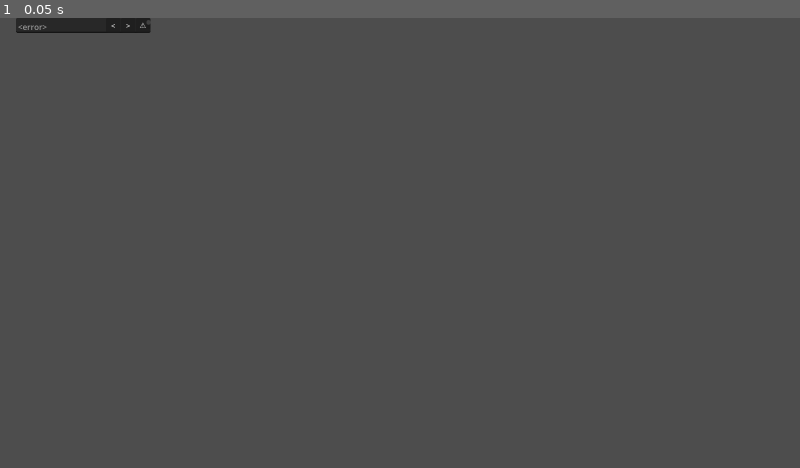
Above: before the commit, frame 1.
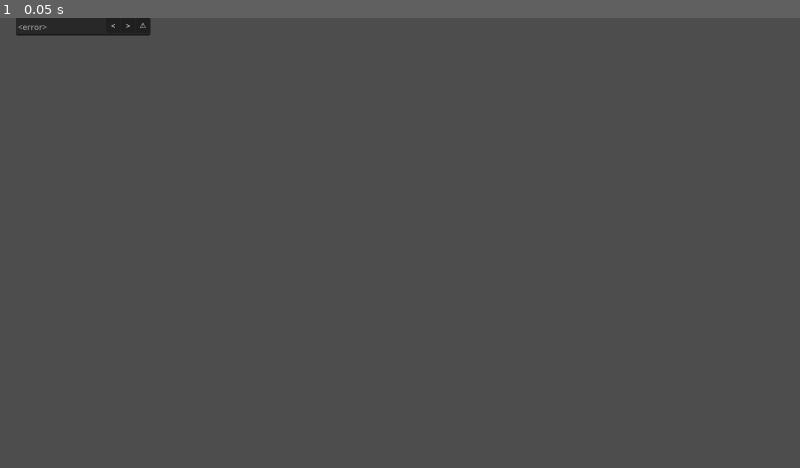
Above: after the commit, the same moment.

Repository: Janucat/OberMUN-Debate-Program
Game: Godot game, scene res://delegate_list_object.tscn
The game is run twice, just before and just after one commit, with the same random seed, the same clock (stepped at 60 frames per second) and the same inputs. This scene is started directly instead of the project's main scene.
Inputs:
- Up to frame 1 (0.05 s): no input

The runs differ from the first frame. In frame 1, 0.1% of the frame differs, in the area x 2-19%, y 0-4%.

Commit message:
Speaker List Terminata

Diff:
--- a/Main.tscn
+++ b/Main.tscn
@@ -627,6 +627,23 @@
 drag_and_drop_selection_enabled = false
 wrap_mode = 1
 
+[node name="Texture" type="TextEdit" parent="Session"]
+anchors_preset = 5
+anchor_left = 0.5
+anchor_right = 0.5
+offset_left = -771.0
+offset_top = 347.0
+offset_right = -445.0
+offset_bottom = 766.0
+grow_horizontal = 2
+theme_override_colors/font_color = Color(1, 1, 1, 1)
+theme_override_colors/font_readonly_color = Color(1, 1, 1, 1)
+theme_override_constants/line_spacing = 0
+editable = false
+context_menu_enabled = false
+selecting_enabled = false
+drag_and_drop_selection_enabled = false
+
 [node name="DelegatesList" type="ScrollContainer" parent="Session"]
 offset_left = 29.0
 offset_top = 347.0
@@ -636,13 +653,13 @@
 [node name="GridContainer" type="GridContainer" parent="Session/DelegatesList"]
 layout_mode = 2
 
-[node name="Texture" type="TextEdit" parent="Session"]
-anchors_preset = 5
-anchor_left = 0.5
-anchor_right = 0.5
-offset_left = -771.0
+[node name="Texture2" type="TextEdit" parent="Session"]
+anchors_preset = 5
+anchor_left = 0.5
+anchor_right = 0.5
+offset_left = -408.0
 offset_top = 347.0
-offset_right = -445.0
+offset_right = -82.0
 offset_bottom = 766.0
 grow_horizontal = 2
 theme_override_colors/font_color = Color(1, 1, 1, 1)
@@ -661,20 +678,3 @@
 
 [node name="GridContainer" type="GridContainer" parent="Session/SpeakersList"]
 layout_mode = 2
-
-[node name="Texture2" type="TextEdit" parent="Session"]
-anchors_preset = 5
-anchor_left = 0.5
-anchor_right = 0.5
-offset_left = -408.0
-offset_top = 347.0
-offset_right = -82.0
-offset_bottom = 766.0
-grow_horizontal = 2
-theme_override_colors/font_color = Color(1, 1, 1, 1)
-theme_override_colors/font_readonly_color = Color(1, 1, 1, 1)
-theme_override_constants/line_spacing = 0
-editable = false
-context_menu_enabled = false
-selecting_enabled = false
-drag_and_drop_selection_enabled = false
--- a/delegate_list_object.tscn
+++ b/delegate_list_object.tscn
@@ -3,11 +3,15 @@
 [ext_resource type="Script" path="res://scripts/delegate_list_object.gd" id="1_xtd47"]
 
 [node name="delegate_list_object" type="TextEdit"]
+custom_minimum_size = Vector2(269, 30)
+layout_direction = 1
 offset_left = 32.0
 offset_right = 301.0
 offset_bottom = 30.0
+size_flags_horizontal = 0
 placeholder_text = "<error>"
 editable = false
+scroll_fit_content_height = true
 caret_blink_interval = 0.57
 script = ExtResource("1_xtd47")
 
--- a/scripts/session.gd
+++ b/scripts/session.gd
@@ -22,6 +22,7 @@
 var delegate_obj = preload("res://delegate_list_object.tscn")
 
 var del_list = []
+var speak_list = []
 
 func _ready():
 	start_session.start_session.connect(start)
@@ -39,20 +40,53 @@
 	session.text = str(sel_session.session)
 
 	for i in sel_nations.nations_selected.size():
-		var del = delegate_obj.instantiate()
-		del.id = sel_nations.nations_selected[i]
-		del.icon = main.nations_image.get(sel_nations.nations_selected[i])
-		del.warn.connect(warnf)
-		del.left.connect(leftf)
-		del.right.connect(rightf)
+		create_del(sel_nations.nations_selected[i], del_list_o)
+		del_list.append(sel_nations.nations_selected[i])
 
 
+func create_del(id, list_o):
+	var del = delegate_obj.instantiate()
+	del.id = id
+	del.icon = main.nations_image.get(id)
+	del.text = main.nations_name.get(id)
+	del.warn.connect(warnf)
+	del.left.connect(leftf)
+	del.right.connect(rightf)
+	list_o.add_child(del)
 
 func warnf(id):
 	pass
 
 func leftf(id):
-	pass
+	if !del_list.has(id):
+		speak_list.erase(id)
+		del_list.append(id)
+
+		var imax = del_list_o.get_children().size()
+		for i in imax:
+			del_list_o.remove_child(del_list_o.get_children()[0])
+		imax = speak_list_o.get_children().size()
+		for i in imax:
+			speak_list_o.remove_child(speak_list_o.get_children()[0])
+
+		for i in del_list.size():
+			create_del(del_list[i], del_list_o)
+		for i in speak_list.size():
+			create_del(speak_list[i], speak_list_o)
 
 func rightf(id):
-	pass
+	if !speak_list.has(id):
+		del_list.erase(id)
+		speak_list.append(id)
+
+		var imax = del_list_o.get_children().size()
+		for i in imax:
+			del_list_o.remove_child(del_list_o.get_children()[0])
+		imax = speak_list_o.get_children().size()
+		for i in imax:
+			speak_list_o.remove_child(speak_list_o.get_children()[0])
+
+		for i in del_list.size():
+			create_del(del_list[i], del_list_o)
+		for i in speak_list.size():
+			create_del(speak_list[i], speak_list_o)
